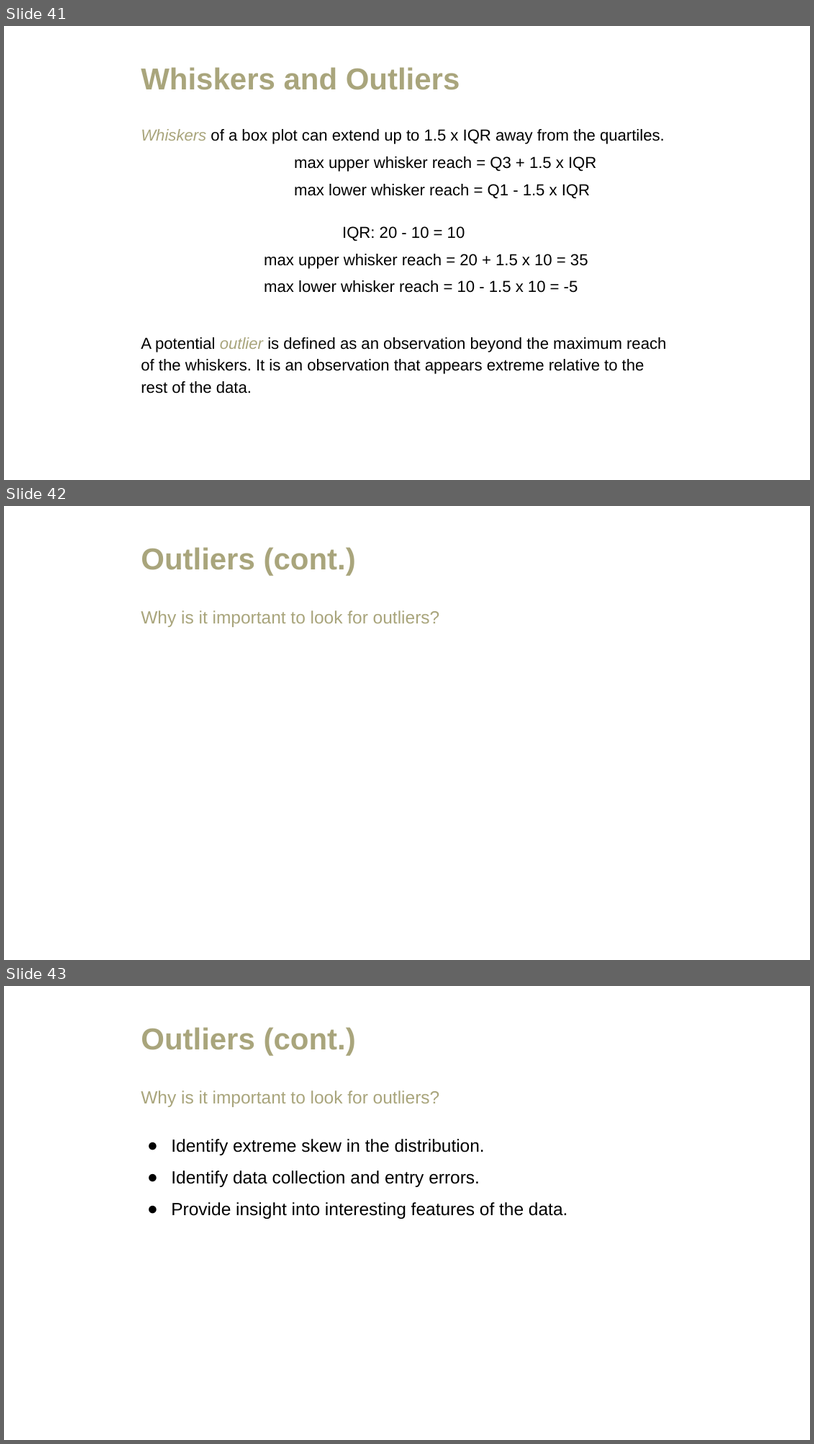
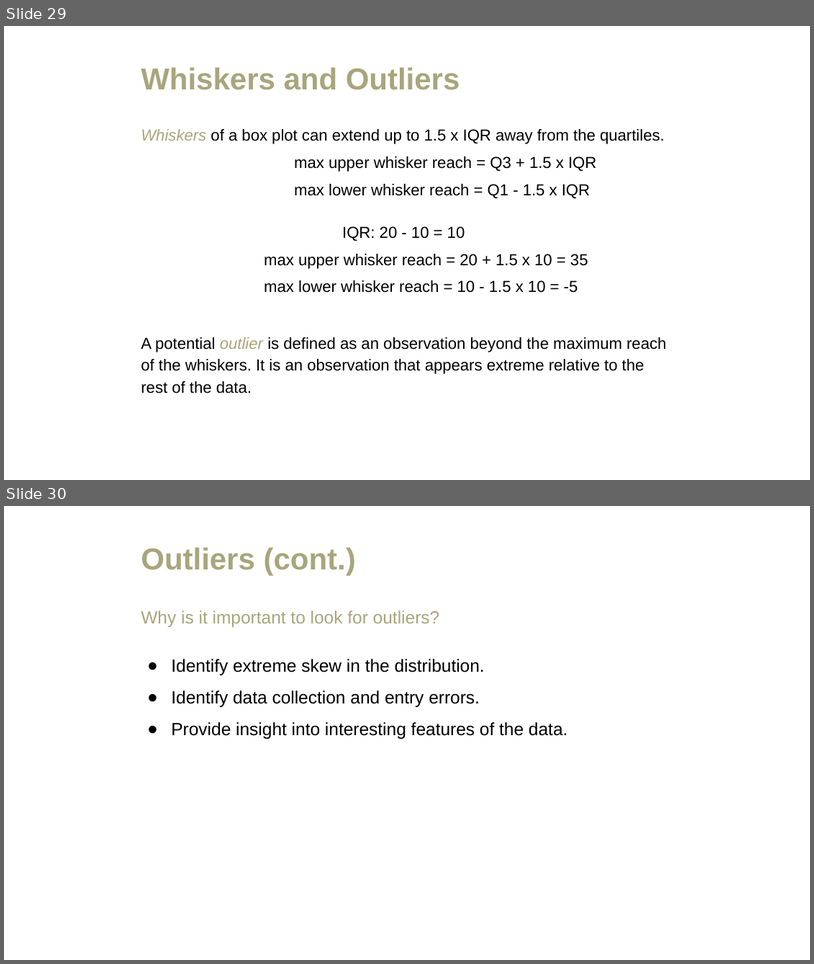
Before and after one commit to amosca01/MATH108-F23, a slide deck: slides/04-summarizing-data.pptx. Shown one above the other, each under a label of ours: slides 41, 42 and 43 before the commit, slides 29 and 30 after it. The pictures are 814x1444 and 814x964 pixels, drawn with LibreOffice and Linux fonts; fonts in the diff are those of the drawing. Boxes give left, top, right and bottom in pixels: in the first picture for what was removed or moved away, otherwise in the second. Text is boxed around its words. In the diff, an @@ line names an element or a change of style, - is before the commit and + after.

```diff
--- a/slides/04-summarizing-data.pptx
+++ b/slides/04-summarizing-data.pptx
@@ slide 42 removed at (4, 506, 810, 960), background #FFFFFF @@
@@ title removed at (141, 547, 356, 575) @@
-Outliers (cont.)
@@ text removed at (141, 610, 440, 627) @@
-Why is it important to look for outliers?
@@ what was slide 41 is now slide 29 @@
@@ what was slide 43 is now slide 30 @@
```
Also in this commit, not shown: 1 slide added, 16 other slides removed, 5 other files.
